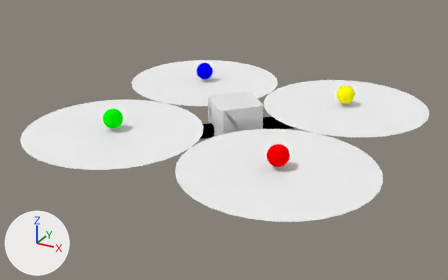
The Blender file quadcopter/meshes/quad.blend as it was, and as the next commit left it.
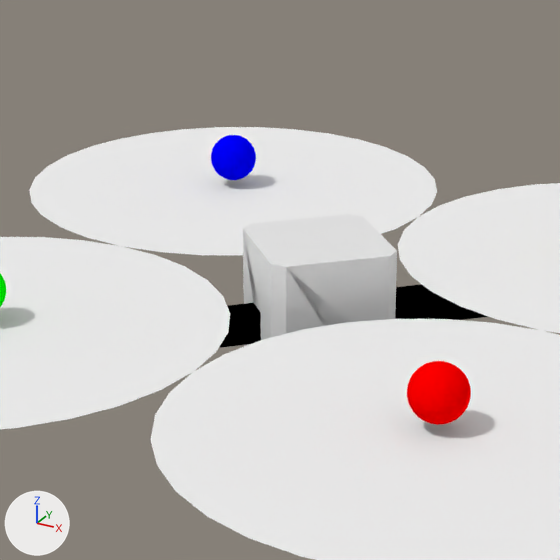
Each version appears first whole from a camera (50 mm lens) standing at (0.458, -0.872, 0.409) and looking at (-0.012, -0.017, -0.018), and next in a close-up on the part from 27% to 72% of the width and 5% to 77% of the height. Every picture has the same lights, and +X, +Y and +Z are marked at lower left.

In view in the first close-up: 'Quadcopter'.
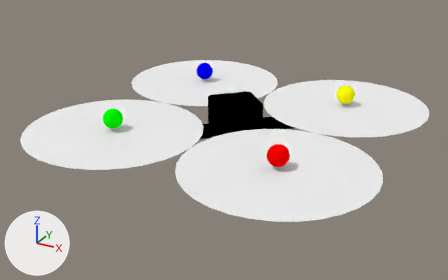
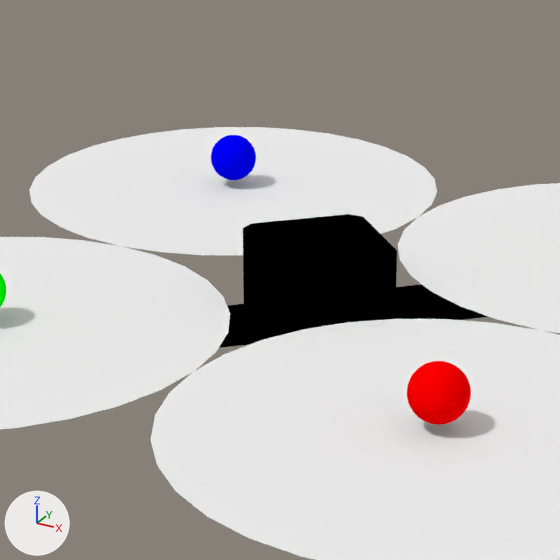
The newer file is also turned or shifted as a whole; pictures and numbers use the older file's frame.

What differs and where, as boxes (x1, y1, x2, y2) in the close-ups (560 x 560 px):
part 1 of me_cube, recoloured (white to black)
    both: (243, 214, 397, 347)

The edits, one by one:
me_cube has 2104 vertices, 2094 faces and spans x -5.8..5.8, y -5.8..5.8, z -1.0..1.12.
me_cube is used by ob_quadcopter; location (0.0, 0.0, 0.0); scale (0.05, 0.05, 0.05).
me_cube part 1: all 22 faces that had it switch from mat_white (white #e7e7e7) to mat_black (black #000000).
